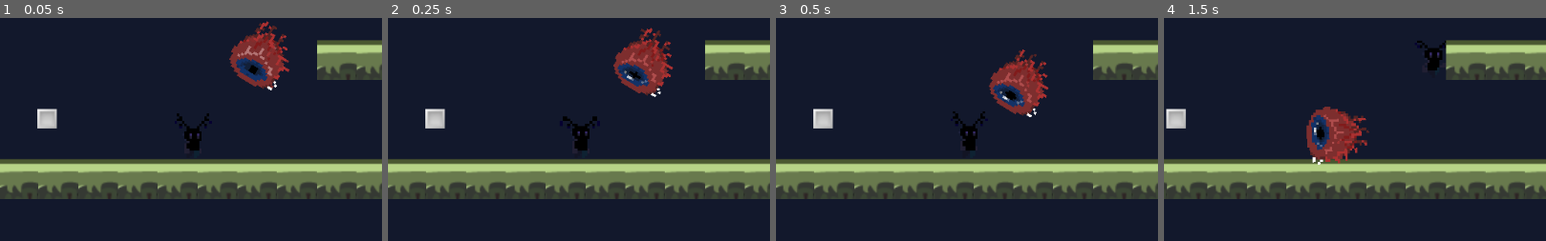
Above: before the commit, frames 1-4 (left to right).
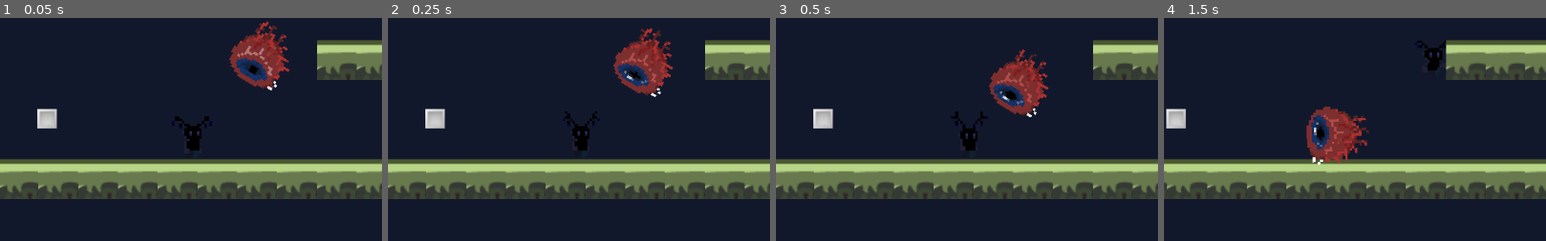
Above: after the commit, the same moments.

Repository: RPI-GameJamTeam/GodotProject
Game: Godot game, scene res://Scenes/MainScene.tscn
Same seed, same stepped clock (60 frames per second), same inputs: the game is played once before the commit and once after it.
Inputs:
- Up to frame 1 (0.05 s): no input
- Up to frame 2 (0.25 s): no input
- Up to frame 3 (0.5 s): no input
- Up to frame 4 (1.5 s): hold D (right) from 0.53 s (still down); tap Shift (dash) at 0.6, 1.35 s; tap Space (jump) at 0.77 s
The pictures show only the part of the screen within x 24-74%, y 44-94%; the shares and areas given below are measured in that part.

The runs differ from the first frame. In frame 1, 0.2% of the frame differs, in the area x 45-55%, y 42-56%; in frame 2, 0.2%; in frame 3, 0.1%; in frame 4, nothing differs.

Commit message:
Fix player collision

Diff:
--- a/Game Jam/Scenes/Enemy.tscn
+++ b/Game Jam/Scenes/Enemy.tscn
@@ -11,7 +11,7 @@
 
 [node name="AnimatedSprite" parent="." instance=ExtResource( 1 )]
 animation = "idle"
-frame = 8
+frame = 7
 
 [node name="CollisionShape2D" type="CollisionShape2D" parent="."]
 shape = SubResource( 1 )
--- a/Game Jam/Scenes/Player.tscn
+++ b/Game Jam/Scenes/Player.tscn
@@ -74,4 +74,4 @@
 texture = ExtResource( 4 )
 
 [node name="AnimatedSprite" parent="." instance=ExtResource( 1 )]
-frame = 0
+frame = 1
